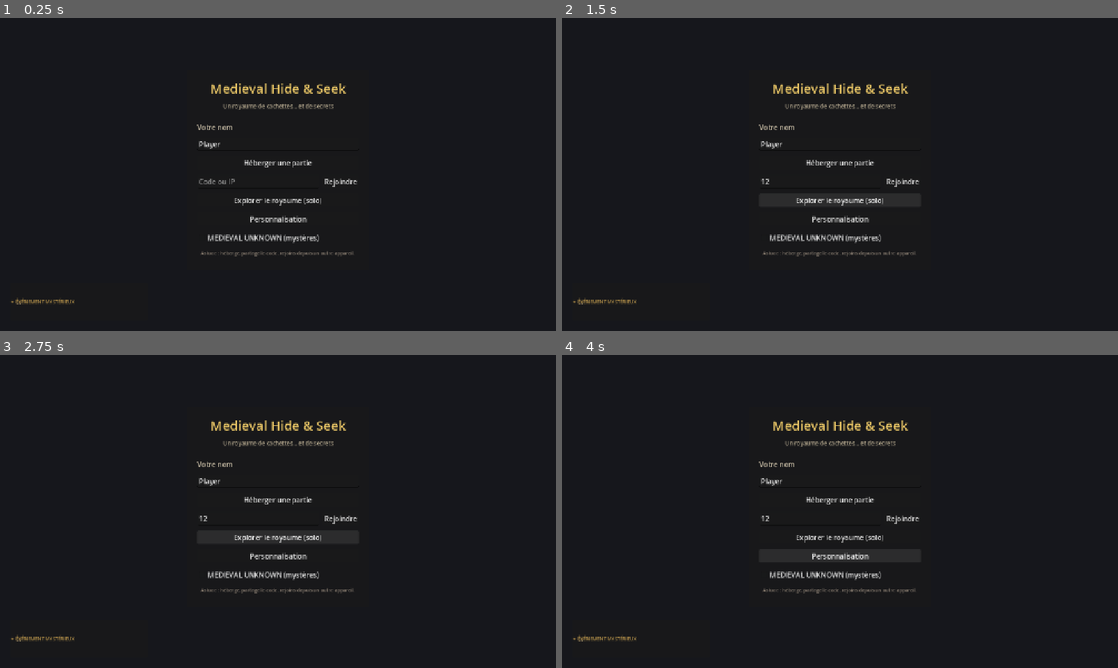
Above: before the commit, frames 1-4 (two rows, left to right).
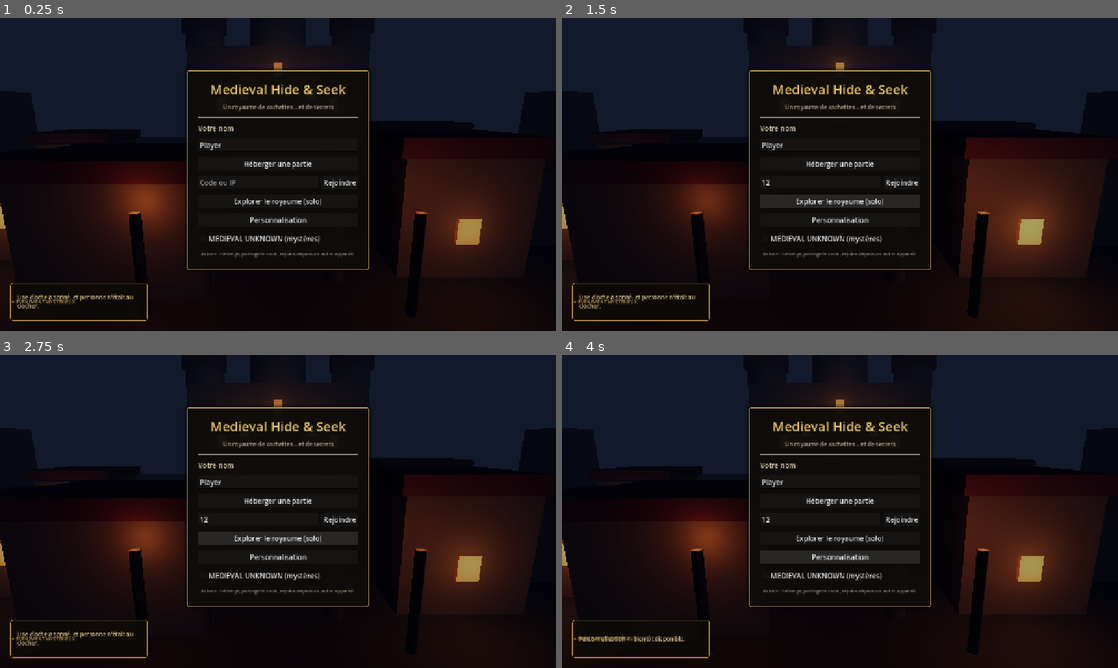
Above: after the commit, the same moments.

Repository: testjust019-xd/medi
Game: Godot game, scene res://scenes/main_menu.tscn
Same seed, same stepped clock (60 frames per second), same inputs: the game is played once before the commit and once after it.
Inputs (mouse positions are in pixels of both pictures, inside the frame that each line leads up to):
- Up to frame 1 (0.25 s): no input
- Up to frame 2 (1.5 s): click (817, 180) at 0.52 s; type "12" at 0.6 s; click "Explorer le royaume (solo)" at 1.25 s
- Up to frame 3 (2.75 s): click "Explorer le royaume (solo)" at 2 s
- Up to frame 4 (4 s): click "Héberger une partie" at 2.75 s; click "Personnalisation" at 3.5 s

The runs differ from the first frame. In frame 1, 10% of the frame differs, in the area x 0-91%, y 14-97%; in frame 2, 12%, in the area x 0-94%, y 12-97%; in frame 3, 9.8%; in frame 4, 11%.
Error before the commit: Parse Error: Cannot find member "TONE_MAP_ACES" in base "Environment". (res://scenes/main_menu.gd:63)

Commit message:
Fix main_menu.gd : TONE_MAPPER_ACES (le script ne se chargeait pas)
Co-Authored-By: Claude Sonnet 5.5 <noreply@anthropic.com>
Claude-Session: https://claude.ai/code/session_01U39vnyYcj6K6frecVXKmHM

Diff:
--- a/scenes/main_menu.gd
+++ b/scenes/main_menu.gd
@@ -60,7 +60,7 @@
 	env.fog_enabled = true
 	env.fog_light_color = Color(0.15, 0.18, 0.25)
 	env.fog_density = 0.012
-	env.tonemap_mode = Environment.TONE_MAP_ACES
+	env.tonemap_mode = Environment.TONE_MAPPER_ACES
 	var we := WorldEnvironment.new()
 	we.environment = env
 	add_child(we)
